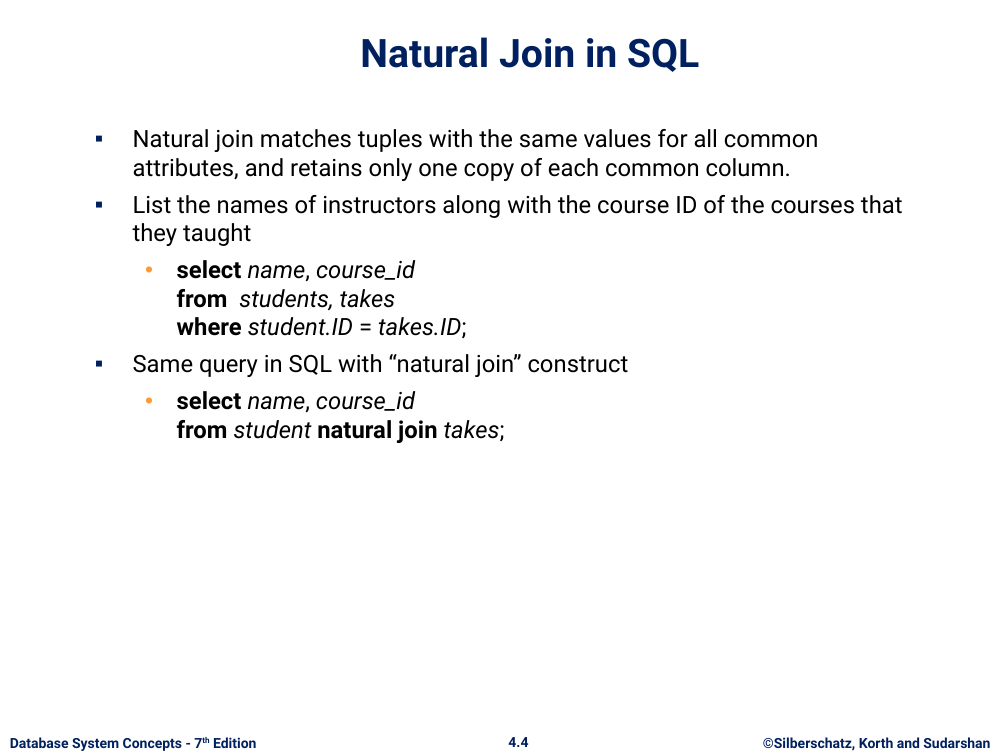
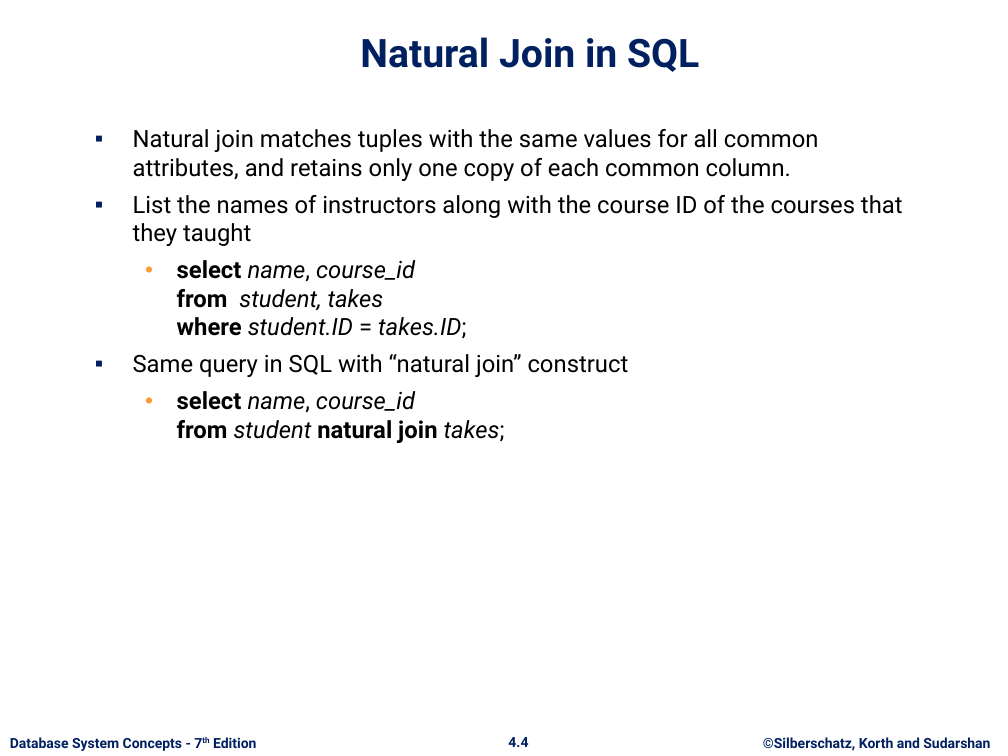
Before and after one commit to asimriaz/DatabaseSystems-Spring-2024, a slide deck: slide 4 of Lecture-4.pptx. Drawn at 1008x756 pixels with LibreOffice and Linux fonts; fonts in the diff are those of the drawing; background and template pictures are left out. Boxes give left, top, right and bottom in pixels: in the first picture for what was removed or moved away, otherwise in the second. Text is boxed around its words. In the diff, an @@ line names an element or a change of style, - is before the commit and + after.

```diff
--- a/Lecture-4.pptx
+++ b/Lecture-4.pptx
@@ text at (x1=177, y1=260, x2=466, y2=338): text changed @@
-  • select name, course_id
-    from students, takes
-    where student.ID = takes.ID;
+  • select name, course_id
+    from student, takes
+    where student.ID = takes.ID;
```
Also in this commit, not shown: 9 other slides changed.
